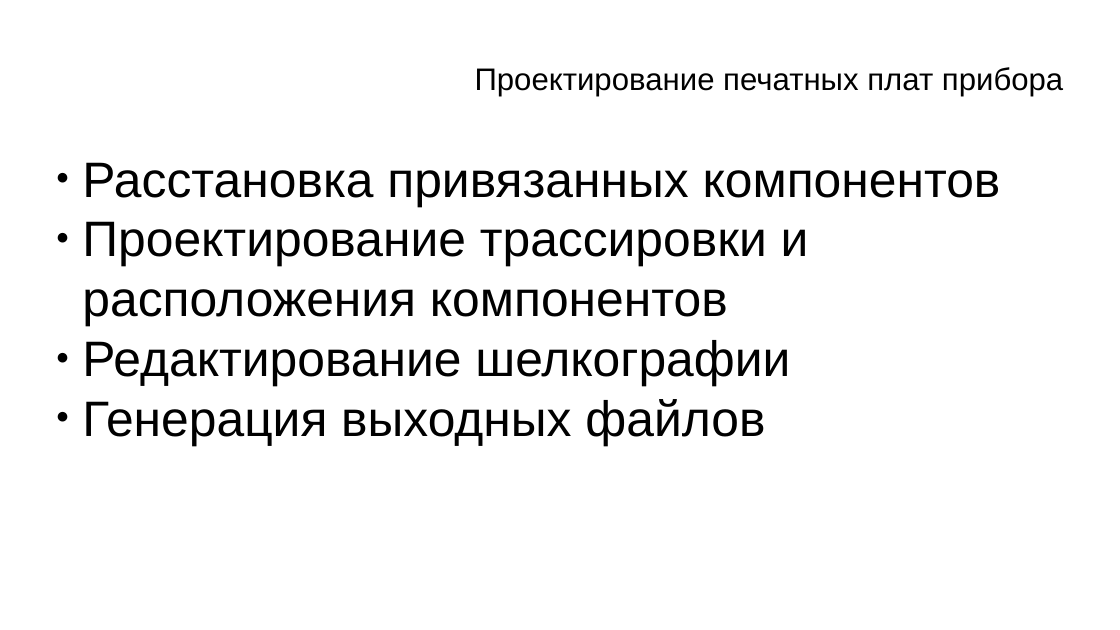
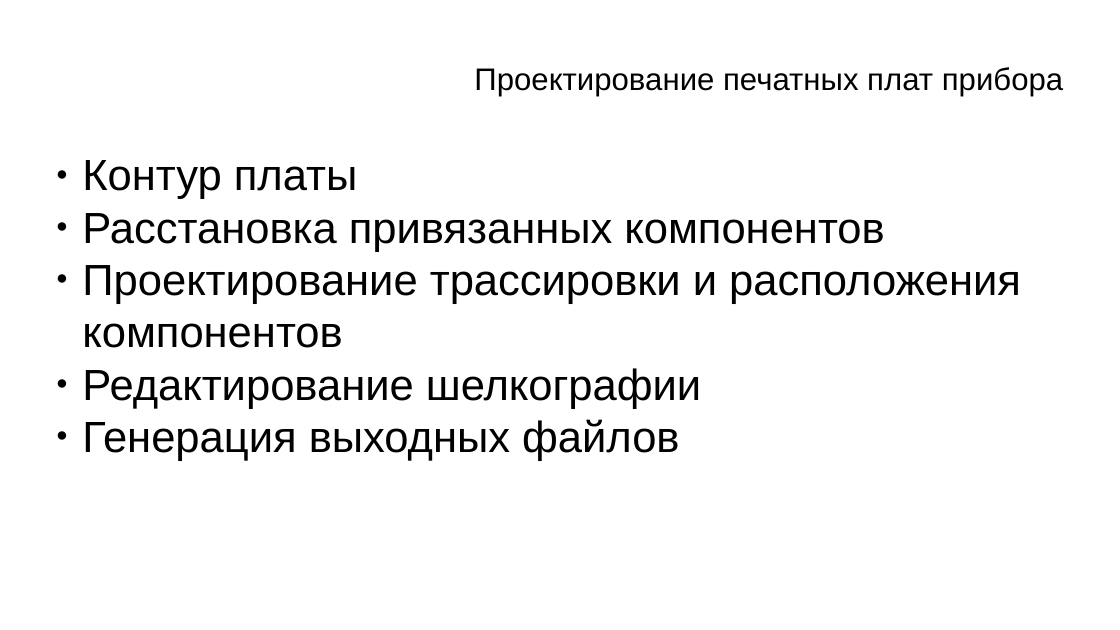
Before and after one commit to zolotarev88/conferencial, a slide deck: slide 8 of 10.12.19.pptx (slide 5 before the commit). Drawn at 1120x630 pixels with LibreOffice and Linux fonts; fonts in the diff are those of the drawing; background and template pictures are left out. Boxes give left, top, right and bottom in pixels: in the first picture for what was removed or moved away, otherwise in the second. Text is boxed around its words. In the diff, an @@ line names an element or a change of style, - is before the commit and + after.

```diff
--- a/10.12.19.pptx
+++ b/10.12.19.pptx
@@ text at [82,160,357,199]: paragraph added @@
+● Контур платы
@@ text at [82,213,1021,461]: size 32 to 28 pt @@
```
Also in this commit, not shown: 3 other slides changed, 5 slides added.
